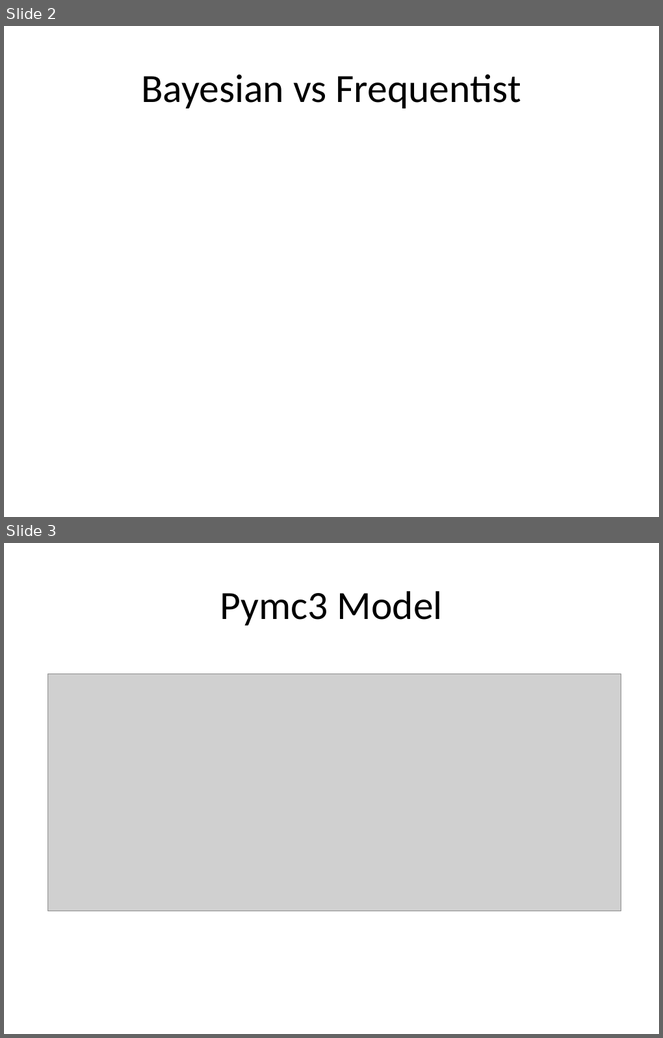
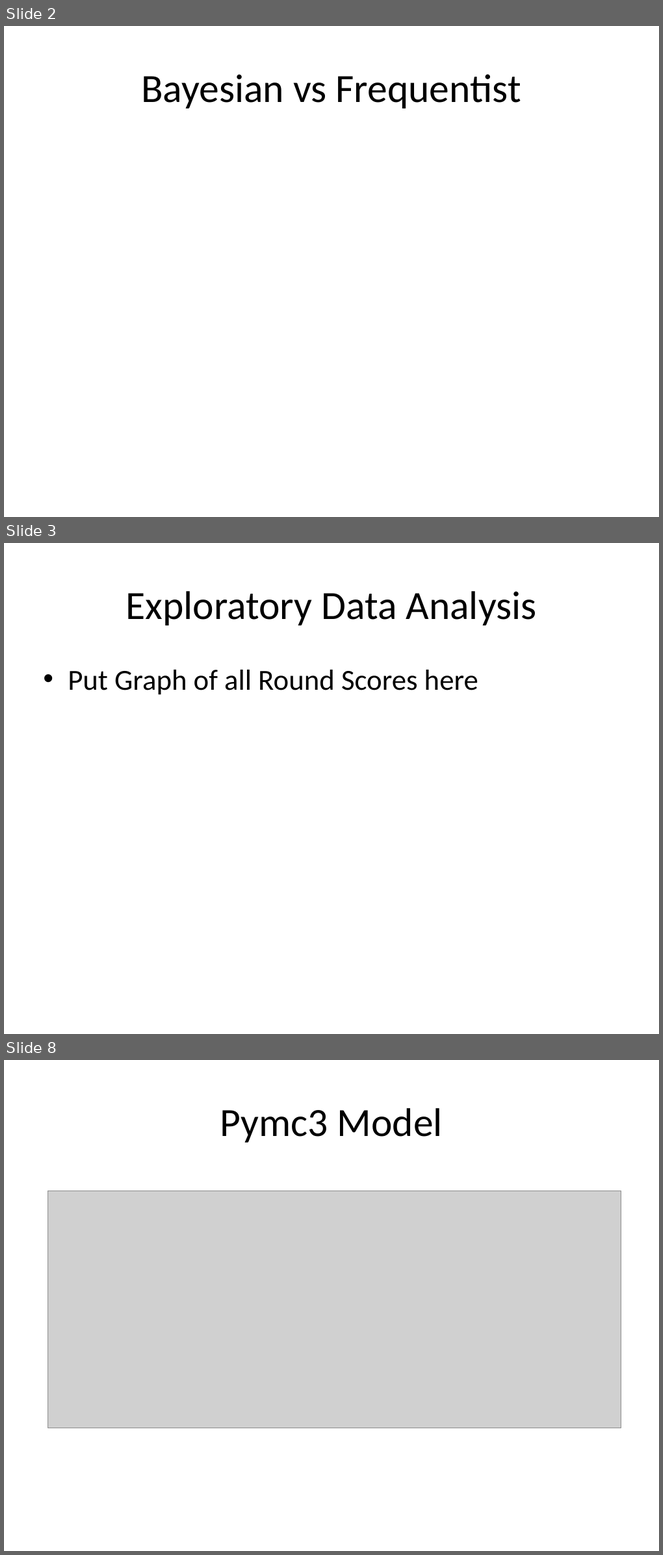
Before and after one commit to killianfarrell2/PGA_Golf, a slide deck: Tournament_level_model/Presentation/PGA_Tour_golf.pptx. Shown one above the other, each under a label of ours: slides 2 and 3 before the commit, slides 2, 3 and 8 after it; the slides between them are not shown. The pictures are 663x1038 and 663x1555 pixels, drawn with LibreOffice and Linux fonts; fonts in the diff are those of the drawing; grey boxes stand for pictures. Boxes give left, top, right and bottom in pixels: in the first picture for what was removed or moved away, otherwise in the second. Text is boxed around its words. In the diff, an @@ line names an element or a change of style, - is before the commit and + after.

```diff
--- a/Tournament_level_model/Presentation/PGA_Tour_golf.pptx
+++ b/Tournament_level_model/Presentation/PGA_Tour_golf.pptx
@@ slide 3 added at [4,543,659,1034], background #FFFFFF @@
@@ title added at [126,591,536,626], 44 pt, text #000000 @@
+Exploratory Data Analysis
@@ text added at [68,670,478,695], 32 pt, text #000000 @@
+• Put Graph of all Round Scores here
@@ what was slide 3 is now slide 8 @@
```
Also in this commit, not shown: 5 other slides added, 1 slide removed, 2 other files.
